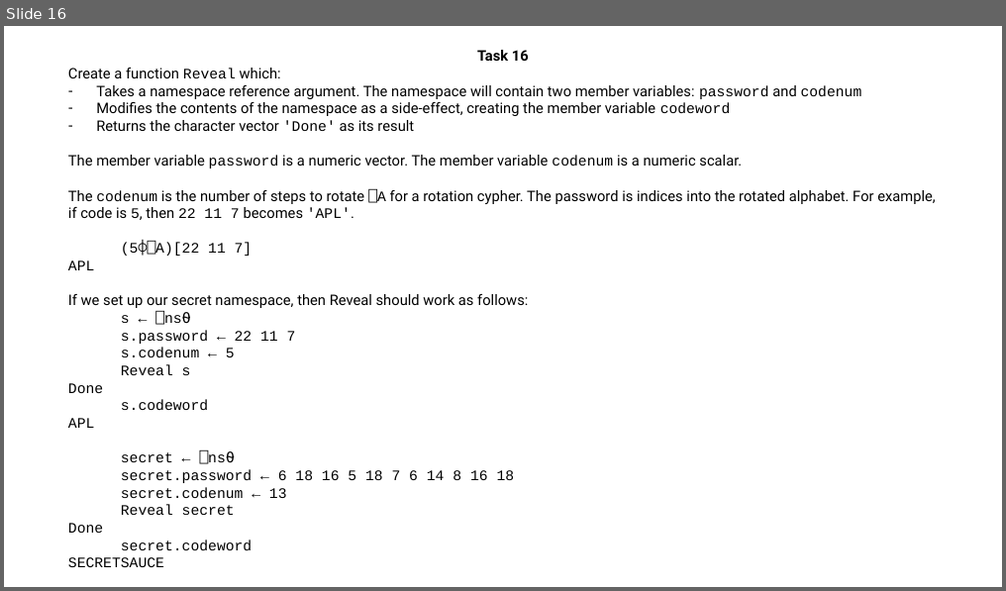
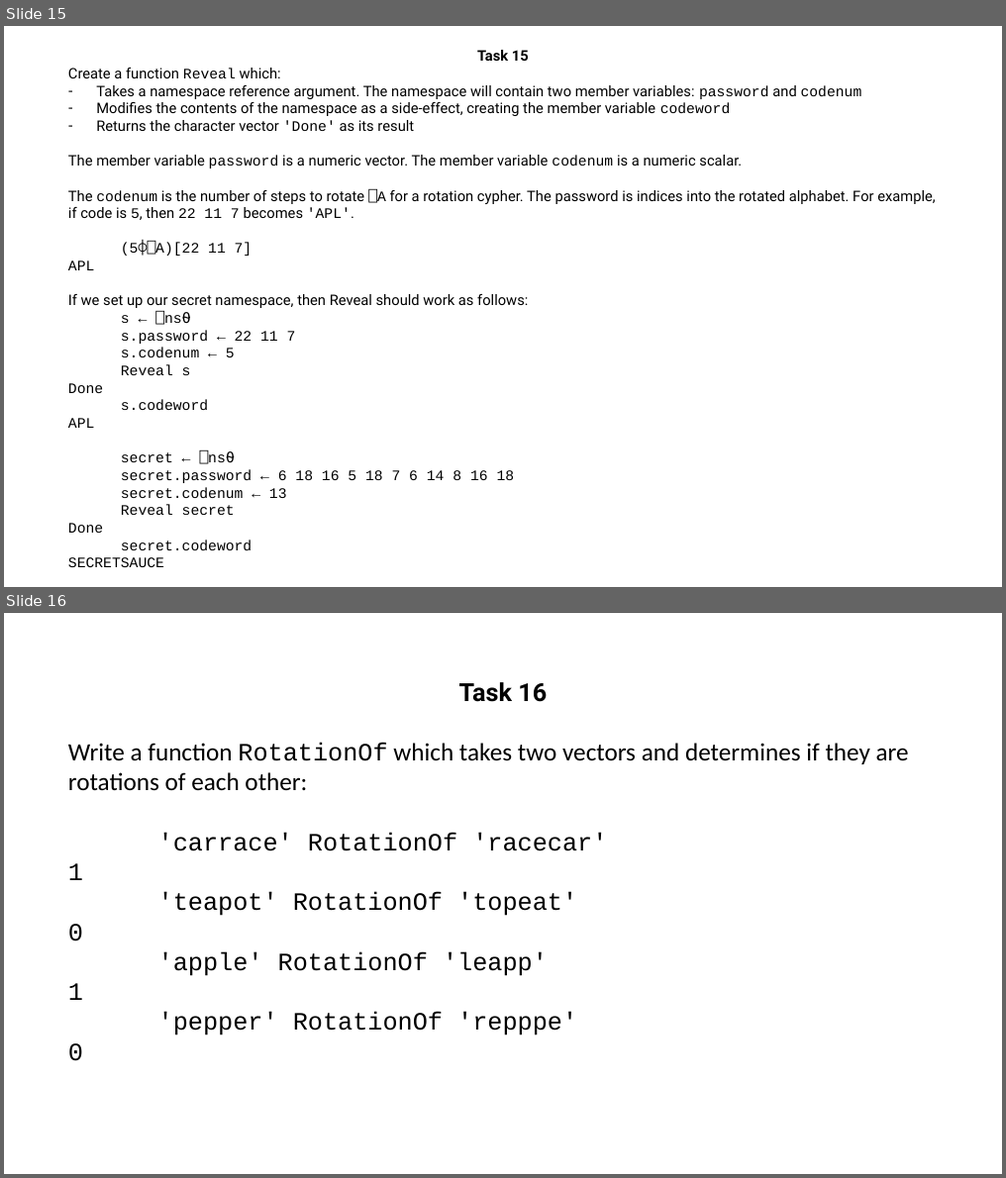
Before and after one commit to rikedyp/apltasks, a slide deck: exercises2.pptx. Shown one above the other, each under a label of ours: slide 16 before the commit, slides 15 and 16 after it. The pictures are 1006x591 and 1006x1178 pixels, drawn with LibreOffice and Linux fonts; fonts in the diff are those of the drawing. Boxes give left, top, right and bottom in pixels: in the first picture for what was removed or moved away, otherwise in the second. Text is boxed around its words. In the diff, an @@ line names an element or a change of style, - is before the commit and + after.

```diff
--- a/exercises2.pptx
+++ b/exercises2.pptx
@@ slide 16 added at (x1=4, y1=613, x2=1002, y2=1174), background #FFFFFF @@
@@ text added at (x1=68, y1=682, x2=909, y2=1061), 24 pt, text #000000 @@
+Task 16
+Write a function RotationOf which takes two vectors and determines if they are rotations of each other:
+'carrace' RotationOf 'racecar'
+1
+'teapot' RotationOf 'topeat'
+0
+'apple' RotationOf 'leapp'
+1
+'pepper' RotationOf 'repppe'
+0
@@ what was slide 16 is now slide 15 @@
```
Also in this commit, not shown: 1 slide changed, 1 slide removed, 1 other file.
